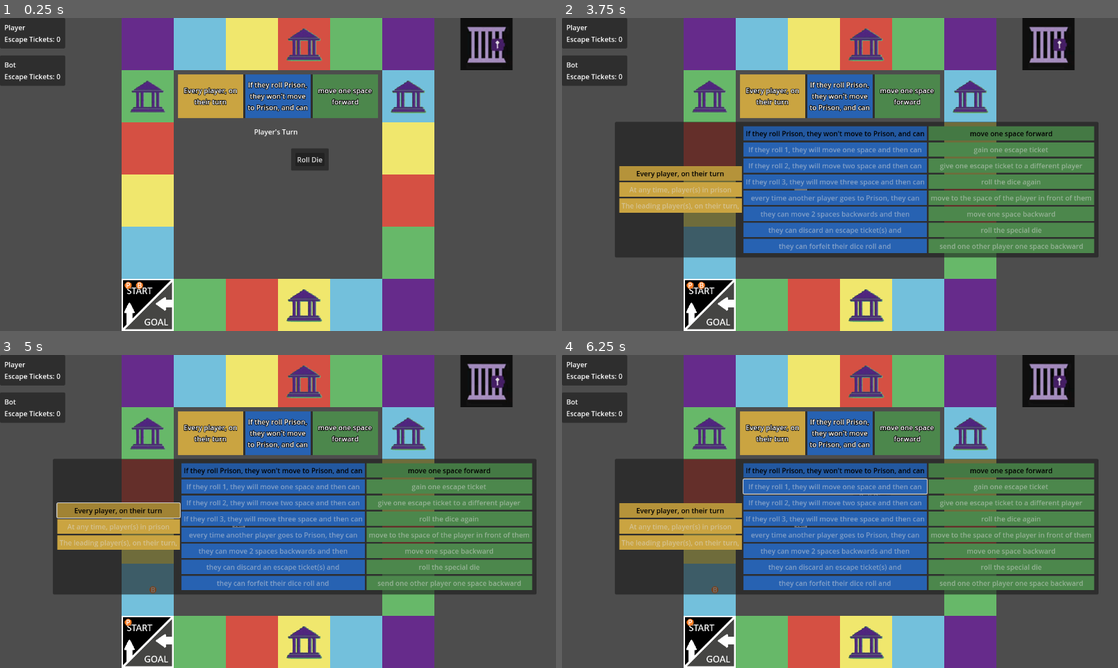
Above: before the commit, frames 1-4 (two rows, left to right).
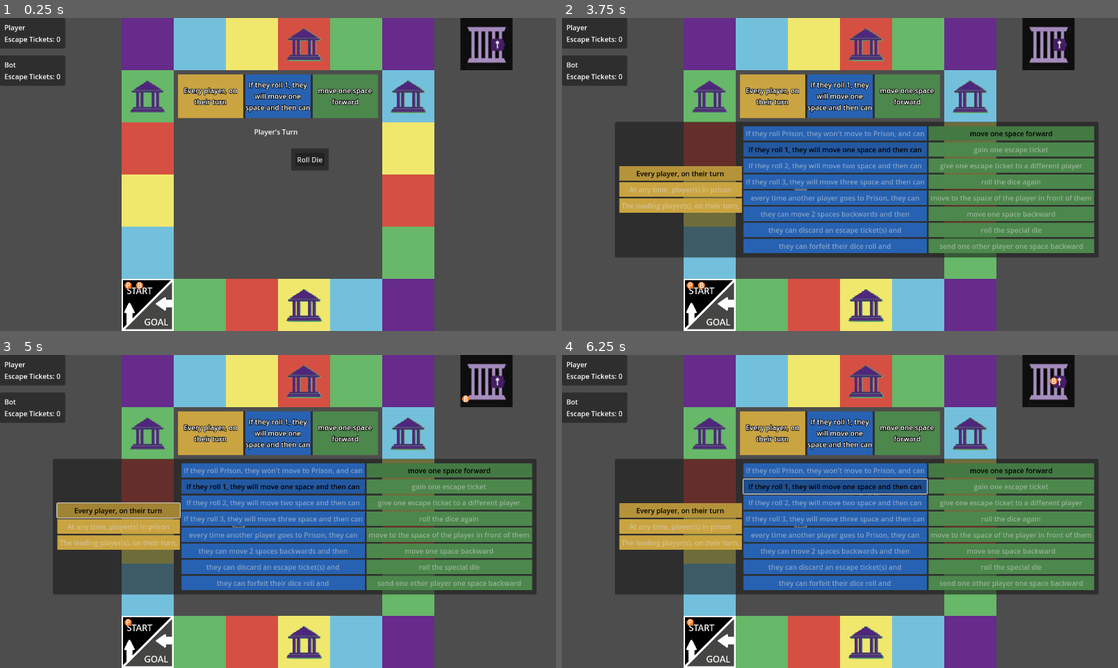
Above: after the commit, the same moments.

Repository: tjfeldman/RulesRace
Game: Godot game, scene res://rules_race_board.tscn
Same seed, same stepped clock (60 frames per second), same inputs: the game is played once before the commit and once after it.
Inputs (mouse positions are in pixels of both pictures, inside the frame that each line leads up to):
- Up to frame 1 (0.25 s): no input
- Up to frame 2 (3.75 s): click "Roll Die" at 0.5 s; tap Enter at 1.25 s; move the mouse to (962, 158) at 1.27 s; click (962, 158) at 1.42 s; click "End Turn" at 2 s; tap Space at 2.75 s; move the mouse to (728, 190) at 2.77 s; click (728, 190) at 2.92 s; move the mouse to (895, 105) at 3.52 s; click (895, 105) at 3.67 s
- Up to frame 3 (5 s): click "Every player, on their turn" at 4.25 s
- Up to frame 4 (6.25 s): click (834, 470) at 5 s, where only the run before the commit has a clickable "If they roll Prison, they won…"; click (834, 486) at 5.75 s, where only the run after the commit has a clickable "If they roll 1, they will mov…"

The runs differ from the first frame. In frame 1, 0.5% of the frame differs, in the area x 44-56%, y 20-31%; in frame 2, 1.1%; in frame 3, 1.2%; in frame 4, 2.3%, in the area x 26-90%, y 7-77%.

Commit message:
Changed logic of prompting for Group Rule effect to remove the need to throw an event call to change the turn state. Added effect trigger for adding an escape ticket.
Signed-off-by: Tyler Feldman <tyler.feldman148@gmail.com>

Diff:
--- a/scripts/ConfirmEffect.gd
+++ b/scripts/ConfirmEffect.gd
@@ -1,18 +1,17 @@
 extends Container
 @onready var label: Label = $PanelContainer/MarginContainer/VBoxContainer/Label
 
-var _affectedPlayer: Player;
-
-func setAffectedPlayer(player: Player):
-	_affectedPlayer = player;
+signal choice_choosen(choice: bool);
 
 func setLabel(text: String):
 	label.text = text;
 
 func _on_yes_pressed() -> void:
 	queue_free();
-	Events.emit_signal("confirm_rule_effect", _affectedPlayer, true);
+	choice_choosen.emit(true);
+	#Events.emit_signal("confirm_rule_effect", _affectedPlayer, true);
 
 func _on_no_pressed() -> void:
 	queue_free();
-	Events.emit_signal("confirm_rule_effect", _affectedPlayer, false);
+	choice_choosen.emit(false);
+	#Events.emit_signal("confirm_rule_effect", _affectedPlayer, false);
--- a/scripts/Events.gd
+++ b/scripts/Events.gd
@@ -20,6 +20,3 @@
 
 #Move Events
 signal player_moved(movement: Movements);
-
-#Rule Events
-signal confirm_rule_effect(affectedPlayer: Player, choice: bool);
--- a/scripts/GroupRuleManager.gd
+++ b/scripts/GroupRuleManager.gd
@@ -13,7 +13,6 @@
 func _ready() -> void:
 	group_rule_selector.visible = false;
 	group_rule_selector.rules_updated.connect(_on_rules_updated);
-	Events.confirm_rule_effect.connect(_trigger_effect);
 
 func _on_background_gui_input(event: InputEvent) -> void:
 	if event.is_action_pressed("ui_click"):
@@ -28,13 +27,19 @@
 	triggerRule = triggerRuleBtn.type;
 	effectRule = effectRuleBtn.type;
 
-func _trigger_effect(affectedPlayer: Player, choice: bool):
-	match [effectRule, choice]:
-		[GroupRules.Effect.MOVE_ONE, true]:
+func _can_benefit_from_effect(affectedPlayer: Player):
+	match effectRule:
+		GroupRules.Effect.MOVE_ONE:
+			return !affectedPlayer.isInJail();
+		_:
+			return true;
+
+func _trigger_effect(affectedPlayer: Player):
+	match effectRule:
+		GroupRules.Effect.MOVE_ONE:
 			await affectedPlayer.movePlayerForward();
-			Events.emit_signal("player_moved", Events.Movements.None);
-		_:
-			Events.emit_signal("declined_rule_effect");
+		GroupRules.Effect.GAIN_TICKET:
+			affectedPlayer.addEscapeTicket();
 
 func checkRollTrigger(roll: Variant):
 	match [triggerRule, roll]:
@@ -51,11 +56,16 @@
 
 #prompts the player who triggered the rule to gain the benefit
 func promptRuleEffect(player: Player):
+	if not _can_benefit_from_effect(player):
+		return; #no reason to prompt player for effect since they cannot benefit
+
 	if !player.isBot():
 		var confirmBox = preload("res://scenes/confirmRuleUsage.tscn");
 		var confirm = confirmBox.instantiate();
 		#confirm.setLabel();
-		confirm.setAffectedPlayer(player);
 		self.get_parent().add_child(confirm);
+		if await confirm.choice_choosen:
+			await _trigger_effect(player);
 	else:
-		Events.emit_signal("confirm_rule_effect", player, true);
+		await get_tree().create_timer(0.5).timeout;
+		await _trigger_effect(player);
--- a/scripts/GroupRuleSelector.gd
+++ b/scripts/GroupRuleSelector.gd
@@ -49,7 +49,7 @@
 func random_rule():
 	#select random group rules
 	selectedWhenRule = whenGroupButtons[0];
-	selectedTriggerRule = triggerGroupButtons[0];
+	selectedTriggerRule = triggerGroupButtons[randi_range(0,3)];
 	selectedEffectRule = effectGroupButtons[0];
 
 	#toggle selected
--- a/scripts/Main.gd
+++ b/scripts/Main.gd
@@ -61,8 +61,8 @@
 				Events.emit_signal("player_moved", Events.Movements.Jail if sentToJail else Events.Movements.None);
 			else:
 				turn_status.text = "%s triggered the group rule" %currentPlayer.playerName;
-				Events.emit_signal("player_moved", Events.Movements.Rule);
-				group_rule_manager.promptRuleEffect(currentPlayer);
+				await group_rule_manager.promptRuleEffect(currentPlayer);
+				Events.emit_signal("player_moved", Events.Movements.None);
 		"Escape":
 			var escapeFromJail = await currentPlayer.escapeFromJail();
 			if escapeFromJail:
@@ -83,18 +83,14 @@
 				elif board.isGoalSpace(currentPlayer.getBoardPosition()):
 					turn_status.text = "%s landed on goal and won" %currentPlayer.playerName;
 					Events.emit_signal("player_moved", Events.Movements.Goal);
-				elif groupRuleTriggered:
-					turn_status.text = "%s triggered the group rule" %currentPlayer.playerName;
-					Events.emit_signal("player_moved", Events.Movements.Rule);
-					group_rule_manager.promptRuleEffect(currentPlayer);
 				else:
 					Events.emit_signal("player_moved", Events.Movements.Tile);
-			elif groupRuleTriggered:
-				turn_status.text = "%s triggered the group rule" %currentPlayer.playerName;
-				Events.emit_signal("player_moved", Events.Movements.Rule);
-				group_rule_manager.promptRuleEffect(currentPlayer);
 			else:
 				Events.emit_signal("player_moved", Events.Movements.None);
+
+			if groupRuleTriggered:
+				turn_status.text = "%s triggered the group rule" %currentPlayer.playerName;
+				await group_rule_manager.promptRuleEffect(currentPlayer);
 
 func _on_turn_end():
 	currentPlayerTurn += 1;
Not shown, changed: README.md
